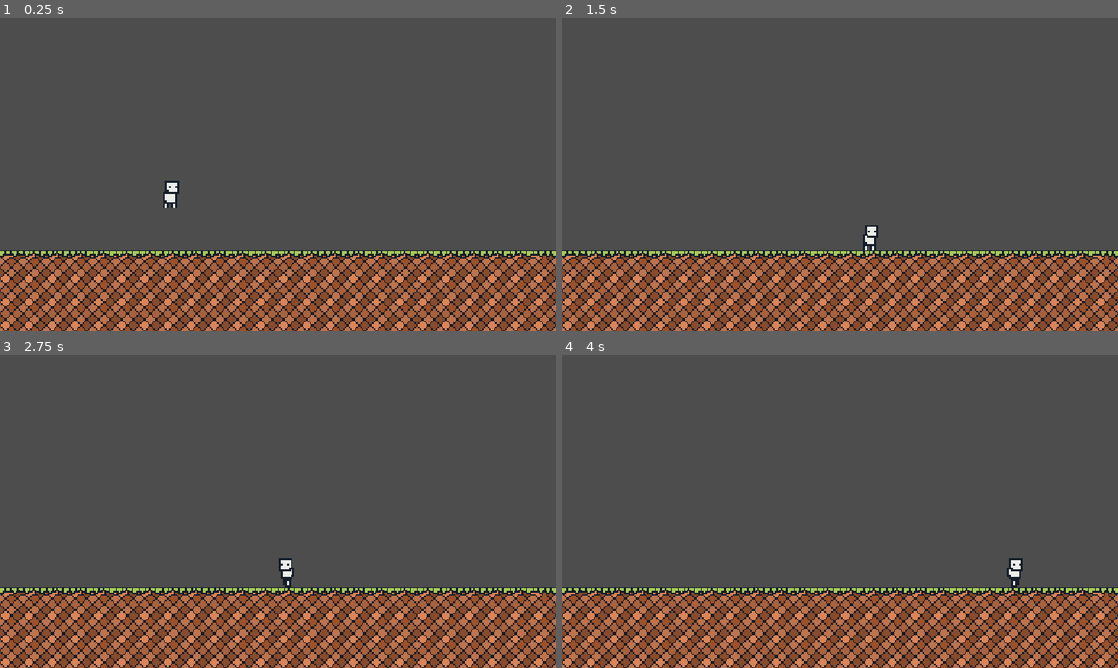
Above: before the commit, frames 1-4 (two rows, left to right).
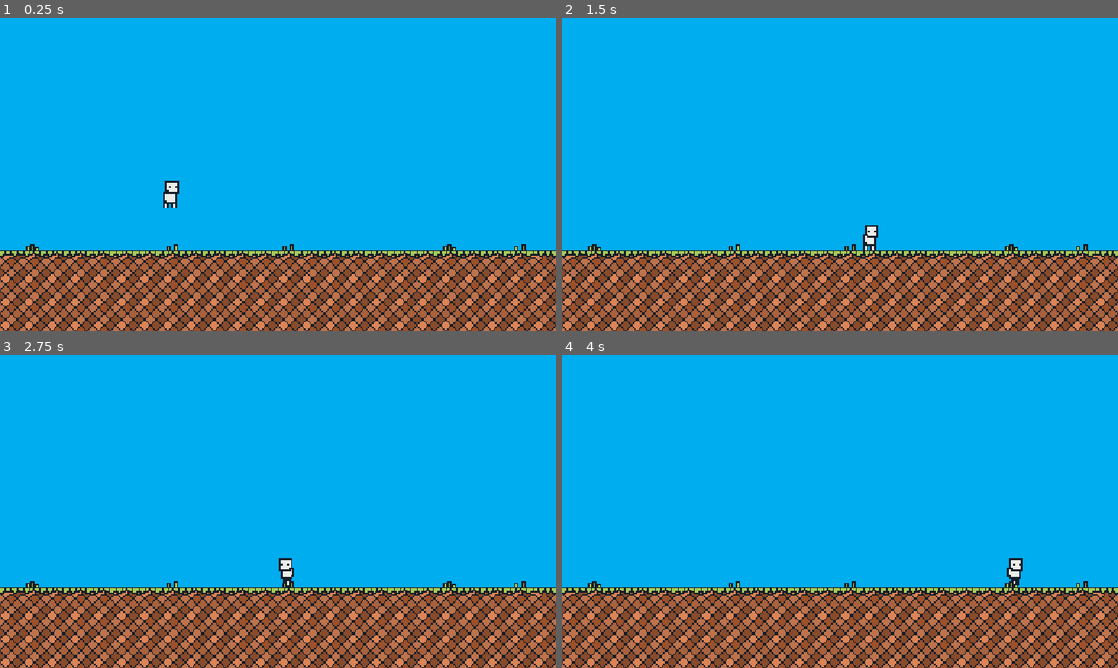
Above: after the commit, the same moments.

Repository: kulemarius/garden-game
Game: Godot game, scene res://scenes/main_scene.tscn
Same seed, same stepped clock (60 frames per second), same inputs: the game is played once before the commit and once after it.
Inputs:
- Up to frame 1 (0.25 s): no input
- Up to frame 2 (1.5 s): hold D (Right) from 0.53 s (still down)
- Up to frame 3 (2.75 s): release D (Right) at 2.03 s; hold A (Left) from 2.03 s (still down)
- Up to frame 4 (4 s): release A (Left) at 2.78 s; hold D (Right) from 2.78 s (still down)

The runs differ from the first frame. In frame 1, 74% of the frame differs, in the area x 0-100%, y 0-75%; in frame 2, 74%; in frame 3, 74%; in frame 4, 74%.

Commit message:
created cloud.png

Diff:
--- a/scenes/main_scene.tscn
+++ b/scenes/main_scene.tscn
@@ -115,4 +115,11 @@
 scale = Vector2(3, 3)
 tile_set = SubResource("TileSet_3xd07")
 format = 2
-layer_0/tile_data = PackedInt32Array(655360, 0, 1, 655361, 6 …(1660 unchanged characters)… 6, 2, 851969, 65536, 2, 851968, 65536, 2)
+layer_0/tile_data = PackedInt32Array(655360, 0, 1, 655361, 6 …(1660 unchanged characters)… 6, 2, 851969, 65536, 2, 851968, 65536, 2, 589843, 0, 0, 589825, 0, 0, 589836, 65536, 0, 589831, 65536, 0, 589846, 65536, 0)
+
+[node name="Background" type="ColorRect" parent="." unique_id=494066418]
+z_index = -1
+offset_left = -20.0
+offset_right = 1160.0
+offset_bottom = 614.0
+color = Color(0, 0.6784314, 0.9372549, 1)
